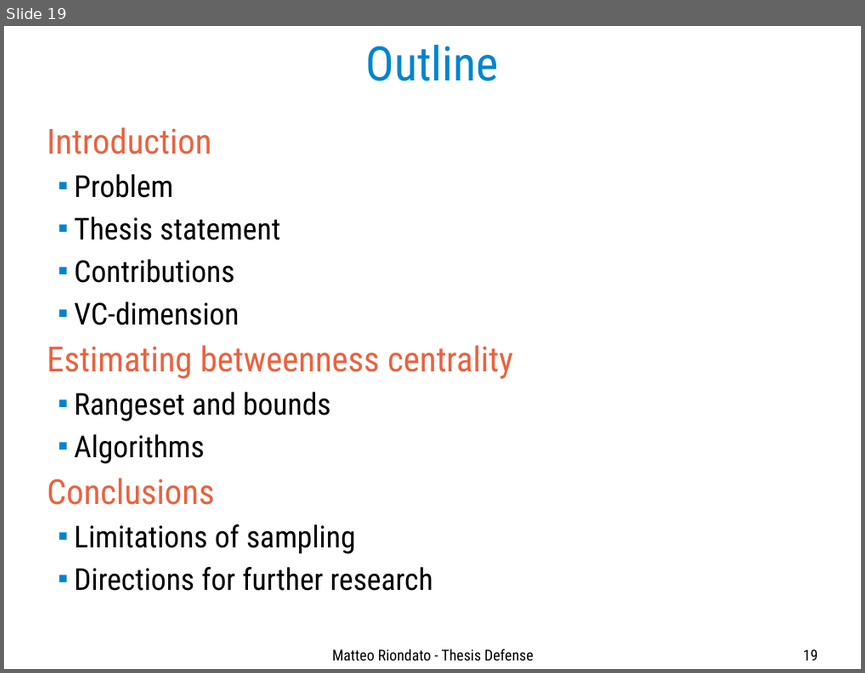
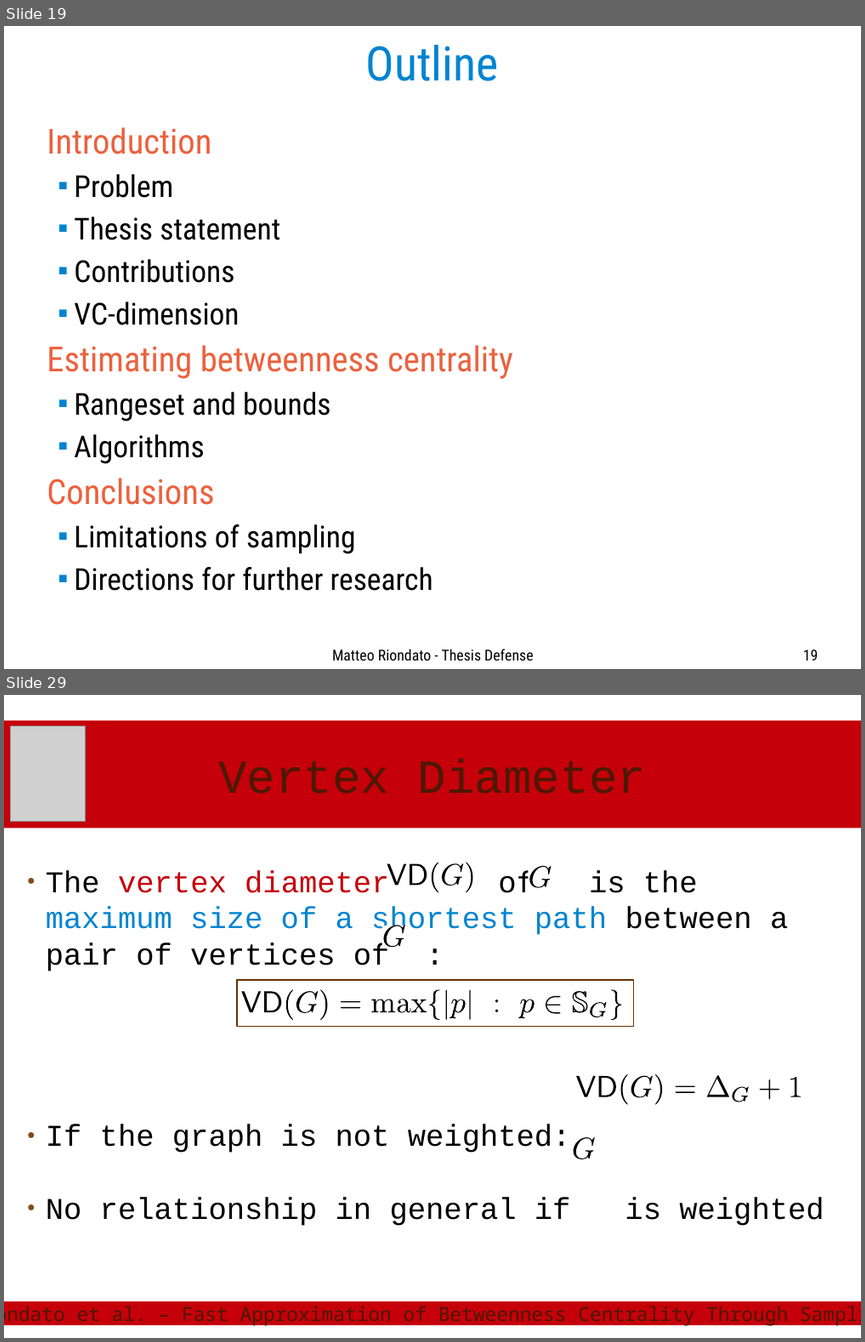
Before and after one commit to ZhizhongIsaacChen/dissertation, a slide deck: defense/Defense-talk.odp. Shown one above the other, each under a label of ours: slide 19 before the commit, slides 19 and 29 after it; the slides between them are not shown. The pictures are 865x673 and 865x1342 pixels, drawn with LibreOffice and Linux fonts; fonts in the diff are those of the drawing; grey boxes stand for pictures. Boxes give left, top, right and bottom in pixels: in the first picture for what was removed or moved away, otherwise in the second. Text is boxed around its words. In the diff, an @@ line names an element or a change of style, - is before the commit and + after.

Commit message:
Import betweenness slides. To reformat and expand.

```diff
--- a/defense/Defense-talk.odp
+++ b/defense/Defense-talk.odp
@@ slide 29 added at box(4, 695, 861, 1338), background #FFFFFF @@
@@ title added at box(4, 721, 861, 828), fill #C5000B, 44 pt, text #4C1900 @@
+Vertex Diameter
@@ picture added at box(10, 726, 86, 822) @@
@@ text added at box(46, 871, 823, 1225), 28 pt, text #000000 @@
+● The vertex diameter of is the maximum size of a shortest path between a pair of vertices of :
+● If the graph is not weighted:
+● No relationship in general if is weighted
@@ group added at box(386, 862, 476, 892): 6 freeform shapes @@
@@ freeform shape added at box(528, 867, 552, 888), fill #FFFFFF @@
@@ freeform shape added at box(529, 866, 551, 888), fill #000000 @@
@@ freeform shape added at box(382, 926, 406, 947), fill #FFFFFF @@
@@ freeform shape added at box(383, 925, 405, 947), fill #000000 @@
@@ rectangle added at box(237, 980, 634, 1027), outline #663300 1.45 pt @@
@@ group added at box(241, 990, 624, 1020): 20 freeform shapes @@
@@ group added at box(576, 1074, 803, 1105): 11 freeform shapes @@
@@ freeform shape added at box(572, 1138, 596, 1159), fill #FFFFFF @@
@@ freeform shape added at box(574, 1137, 595, 1159), fill #000000 @@
@@ rectangle added at box(4, 1301, 861, 1325), fill #C5000B, outline #C5000B 0 pt, 18 pt, text #4C1900 @@
+Riondato et al. – Fast Approximation of Betweenness Centrality Through Sampling
```
Also in this commit, not shown: 3 slides changed, 27 other slides added.
